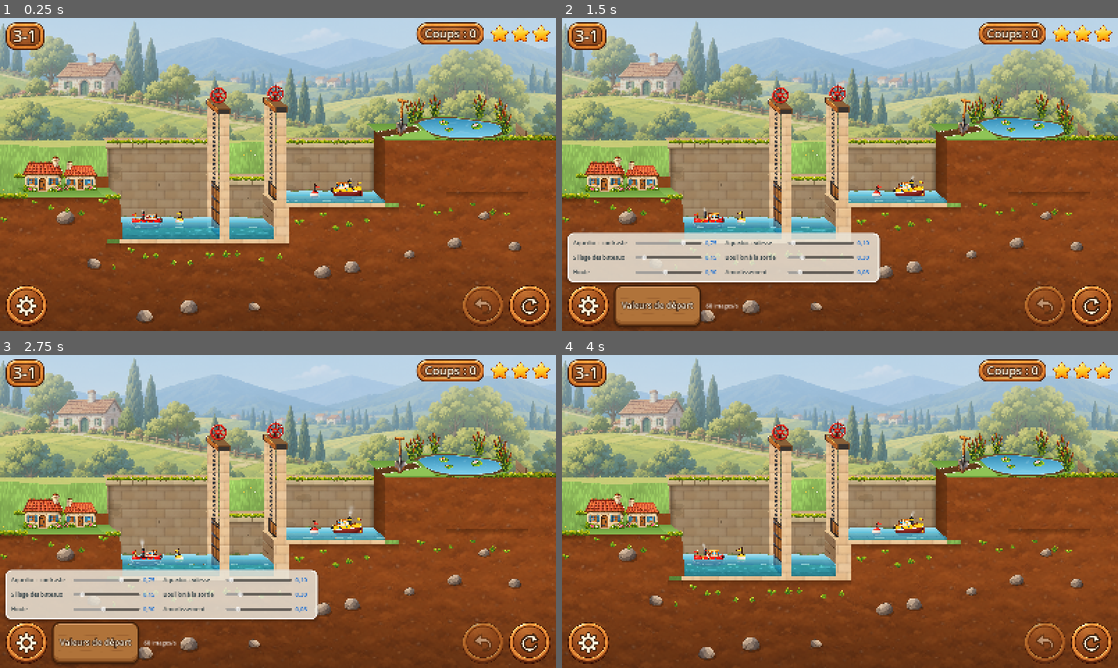
Above: before the commit, frames 1-4 (two rows, left to right).
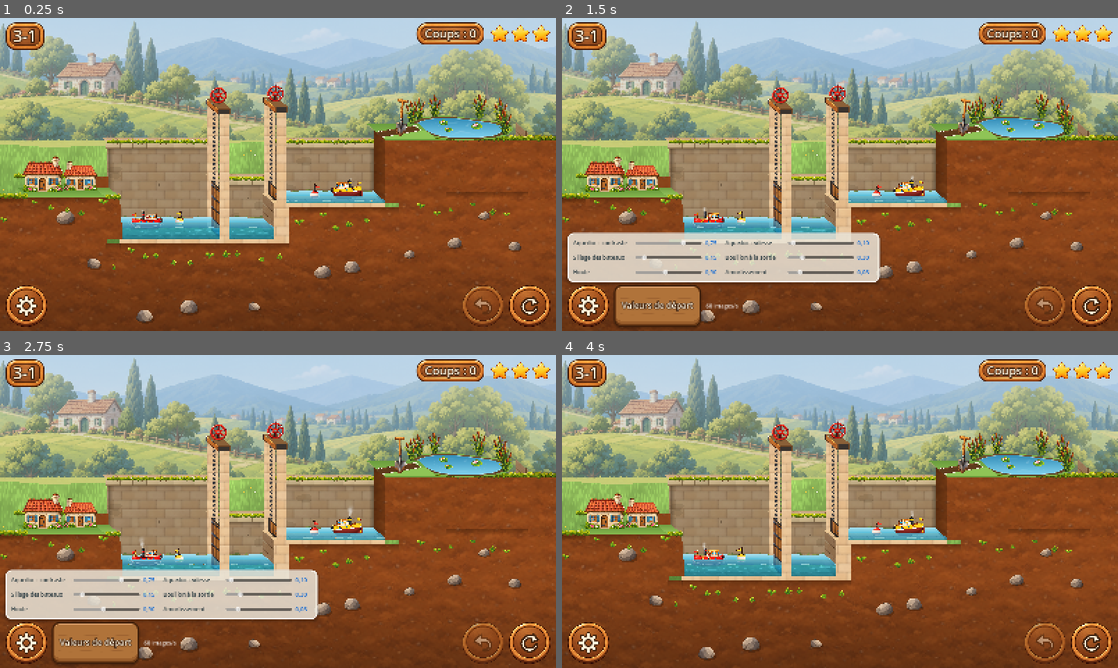
Above: after the commit, the same moments.

Repository: VincentDebaty/station
Game: Godot game, scene res://principal.tscn
The game is run twice, just before and just after one commit, with the same random seed, the same clock (stepped at 60 frames per second) and the same inputs.
Inputs (mouse positions are in pixels of both pictures, inside the frame that each line leads up to):
- Up to frame 1 (0.25 s): no input
- Up to frame 2 (1.5 s): click (1090, 305) at 0.5 s; click (589, 305) at 1.25 s
- Up to frame 3 (2.75 s): click "Valeurs de départ" at 2 s
- Up to frame 4 (4 s): click (1090, 642) at 2.75 s; click (589, 642) at 3.52 s

The runs differ from the first frame. In frame 1, less than 0.1% of the frame differs, in the area x 75-91%, y 32-39%; in frame 2, less than 0.1%; in frame 3, less than 0.1%, in the area x 25-91%, y 32-61%; in frame 4, less than 0.1%.

Commit message:
L'étang et sa cascade se rejoignent, il s'assèche jusqu'au bout, et l'eau qui inonde le village se voit franchir la levée
Trois remarques de Vincent sur le 3-1 :
- « Une cassure entre l'étang et la cascade. » La rigole s'arrêtait à la rive
  de la mare, et l'eau de la mare, en rétrécissant, s'en éloignait. Une langue
  d'eau relie maintenant le bout de la rigole au bord de l'eau de la mare,
  quelle que soit sa taille.
- « On voit toujours un peu d'eau à la sortie de l'étang alors qu'il est
  vide. » La mare gardait un tiers de sa taille jusqu'au dernier moment, puis
  disparaissait, et la rigole gardait son eau. La mare rétrécit maintenant
  jusqu'à rien (taille ∝ racine du remplissage), et la rigole n'a d'eau que si
  la mare en a.
- « Quand le village est inondé, on ne voit pas l'eau arriver. » La levée
  entre le bief aval et le village a maintenant sa nappe de débordement, sur
  toute la largeur, de la crête jusqu'au pré. Les niveaux affichés glissent
  chacun de leur départ à leur arrivée, et le village montait avant que le bief
  n'atteigne la crête. La nappe suit donc l'arrivée du bief, tant que le
  village n'a pas fini de monter ; elle reste visible même pour quelques
  centimètres d'eau.

Filmé sur le 3-1 en creusant quatre fois d'un coup. Rendu seulement : banc et
oracle verts.

Co-Authored-By: Claude Opus 5.5 <noreply@anthropic.com>

Diff:
--- a/prototypes/ecluses-godot/canal.gd
+++ b/prototypes/ecluses-godot/canal.gd
@@ -76,6 +76,7 @@
 var hausses := {}     # liaison -> Hausse, ses planches et ses poteaux
 var rigoles := {}     # liaison -> Rigole, la berge de terre que l'on creuse
 var mares := {}       # bassin -> Mare, la cuvette naturelle sur le pré
+var debordements := {} # liaison -> vrai : une levée que l'eau peut franchir
 var jets := {}        # liaison -> Jet, l'eau sous une porte simple entrouverte
 var bateaux := []     # un Bateau par bateau du niveau
 var positions := []   # bassin de chaque bateau, tel qu'affiché
@@ -244,6 +245,17 @@
 			add_child(jt)
 			move_child(jt, _flotte.get_index())
 			jets[i] = jt
+	# le débordement d'une levée de terre : quand le bief passe sa crête,
+	# l'eau la franchit en nappe et coule dans le village (Vincent : « il faut
+	# voir l'eau couler dans celui-ci »)
+	for i in N["liaisons"].size():
+		if N["liaisons"][i]["type"] == "mur" and _terrestre(i):
+			var jt := Jet.new()
+			jt.profondeur = D
+			add_child(jt)
+			move_child(jt, _flotte.get_index())
+			jets[i] = jt
+			debordements[i] = true
 	# les hausses : leurs planches dans la couche des vantaux (vues à travers
 	# l'eau), leurs poteaux devant et au fond
 	for i in N["liaisons"].size():
@@ -1410,6 +1422,7 @@
 	for i in _ecou["flux"].size():
 		if aqueducs.has(i): _aqueduc(i, _ecou["flux"][i], dt)
 		elif rigoles.has(i): _jet_rigole(i, _ecou["flux"][i], dt)
+		elif debordements.has(i): _jet_mur(i, _ecou["flux"][i], dt)
 		elif jets.has(i): _jet(i, _ecou["flux"][i], dt)
 	if p >= 1.0:
 		_ecou = {}
@@ -1530,6 +1543,40 @@
 	eaux[l].remous = maxf(eaux[l].remous, jt.force * 0.5)
 	if randf() < 0.5:
 		eaux[l].impulsion(jt.chute().x, randf_range(-0.5, 1.0) * jt.force * Reglages.v("bouillon") * 2.0, 20.0)
+
+# L'eau qui franchit une levée : une nappe sur toute la largeur, de la crête
+# jusqu'au pré d'en bas.
+func _jet_mur(i: int, flux: float, dt: float) -> void:
+	var jt: Jet = jets[i]
+	if absf(flux) <= 0.01:
+		jt.force = 0.0
+		return
+	var sens := 1.0 if flux > 0 else -1.0
+	var h := i if flux > 0 else i + 1
+	var l := i + 1 if flux > 0 else i
+	var crete := float(N["liaisons"][i]["crete"])
+	# Les niveaux affichés glissent chacun de leur départ à leur arrivée : le
+	# village monte pendant que le bief, lui, n'a pas encore atteint la crête.
+	# La nappe suit donc l'eau qui passera (l'arrivée du bief au-dessus de la
+	# crête) tant que le village n'a pas fini de monter.
+	var dessus := maxf(float(_ecou["apres"][h]) - crete, maxf(vue_niv[h] - crete, 0.0))
+	var reste: float = float(_ecou["apres"][l]) - vue_niv[l]
+	if dessus < 0.005 or reste < 0.003:
+		jt.force = 0.0
+		return
+	# il en faut peu pour inonder un village : la nappe reste bien visible
+	# même pour quelques centimètres d'eau (6 px et demi-force au moins)
+	jt.force = clampf(maxf(sqrt(dessus / 0.6), 0.55), 0.0, 1.0)
+	jt.sens = sens
+	jt.fente = clampf(dessus * UY, 6.0, 18.0)
+	var bord_x := X(gl[i][1]) + 0.15 * U if sens > 0 else X(gl[i][0]) - 0.15 * U
+	jt.depart_x = X(gl[i][1]) if sens < 0 else X(gl[i][0])
+	jt.origine = Vector2(bord_x, Y(crete) - jt.fente * 0.5)
+	jt.vantail_x = jt.depart_x
+	jt.y_seuil = 0.0
+	jt.haut_veine = 0.0
+	jt.surface_bas = minf(eaux[l].hauteur_a(bord_x + sens * 50.0), eaux[l].fond_y)
+	eaux[l].remous = maxf(eaux[l].remous, jt.force * 0.5)
 
 # La berge de terre sous le doigt (une rigole), ou -1.
 func rigole_sous(p: Vector2) -> int:
--- a/prototypes/ecluses-godot/mare.gd
+++ b/prototypes/ecluses-godot/mare.gd
@@ -52,9 +52,17 @@
 		pts.append(_ovale(t, s * bosse, dy))
 	return pts
 
+# 0 à sec, 1 pleine jusqu'au pré
+func plein() -> float:
+	return clampf((canal.vue_niv[i] - fond) / maxf(rive - fond, 0.01), 0.0, 1.0)
+
+# Le bord gauche de l'eau, côté rigole : deux points, à la hauteur de l'eau.
+func bord_eau(ecart: float) -> PackedVector2Array:
+	var s := 0.92 * sqrt(plein())
+	return PackedVector2Array([_ovale(PI - ecart, s), _ovale(PI + ecart, s)])
+
 func _draw() -> void:
-	var niv: float = canal.vue_niv[i]
-	var f := clampf((niv - fond) / maxf(rive - fond, 0.01), 0.0, 1.0)
+	var f := plein()
 	# la rive d'herbe, puis la cuvette de boue
 	draw_colored_polygon(_contour(1.08), Color("#7fb04a"))
 	draw_colored_polygon(_contour(1.0), Color("#6b4e2c"))
@@ -62,8 +70,10 @@
 	# les roseaux du fond, plantés sur la rive arrière
 	_roseaux([2.3, 2.75, 1.85], 1.0)
 	# l'eau : elle baisse un peu et rétrécit dans sa cuvette
-	if f > 0.02:
-		var s := 0.32 + 0.6 * f
+	if f > 0.005:
+		# elle rétrécit jusqu'à rien, sans palier (Vincent : diminuer jusqu'au
+		# bout, au plus fin possible)
+		var s := 0.92 * sqrt(f)
 		# elle rétrécit sans descendre : décalée vers le bas, elle sortait de
 		# sa cuvette et passait devant la terre de la coupe (Vincent)
 		var dy := 0.0
--- a/prototypes/ecluses-godot/rigole.gd
+++ b/prototypes/ecluses-godot/rigole.gd
@@ -114,10 +114,17 @@
 		draw_colored_polygon(PackedVector2Array([_pt(0, -1, yb), _pt(1, -1, yb), _pt(1, 1, yb), _pt(0, 1, yb)]), Color("#5e3a1c"))
 		# l'eau de la mare qui la descend
 		var niv_mare: float = canal.vue_niv[i + 1]
-		if niv_mare > vue + 0.02:
+		var mare: Mare = canal.mares.get(i + 1)
+		if niv_mare > vue + 0.02 and (mare == null or mare.plein() > 0.005):
 			var h := minf((niv_mare - vue) * canal.UY * ECHELLE, prof)
 			var e := PackedVector2Array([_pt(0, -1, yb - h), _pt(1, -1, yb - h), _pt(1, 1, yb - h), _pt(0, 1, yb - h)])
 			draw_colored_polygon(e, Color(0.36, 0.7, 0.88, 0.92))
+			# l'eau qui relie la mare à la rigole, jusqu'au bord de son eau
+			# (sans elle, une cassure séparait l'étang de la cascade)
+			if mare:
+				var bd := mare.bord_eau(0.18)
+				var lien := PackedVector2Array([_pt(1, -1, yb - h), bd[1], bd[0], _pt(1, 1, yb - h)])
+				draw_colored_polygon(lien, Color(0.36, 0.7, 0.88, 0.92))
 			for k in 5:
 				var f := fmod(_t * 0.9 + k / 5.0, 1.0)
 				var q := _pt(1.0 - f, 0.0, yb - h)
